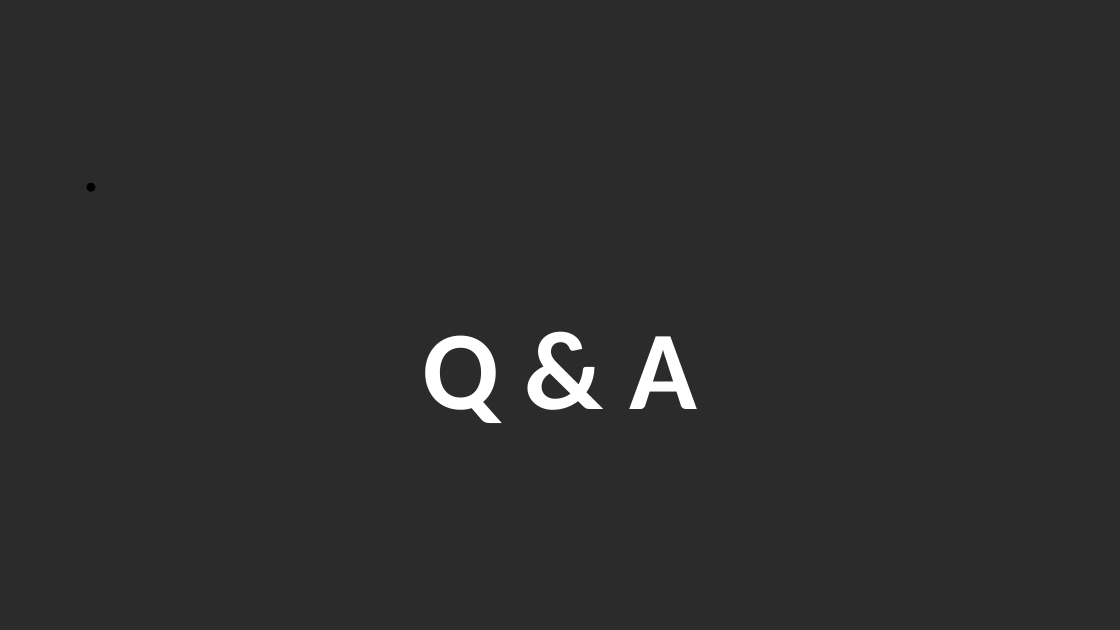
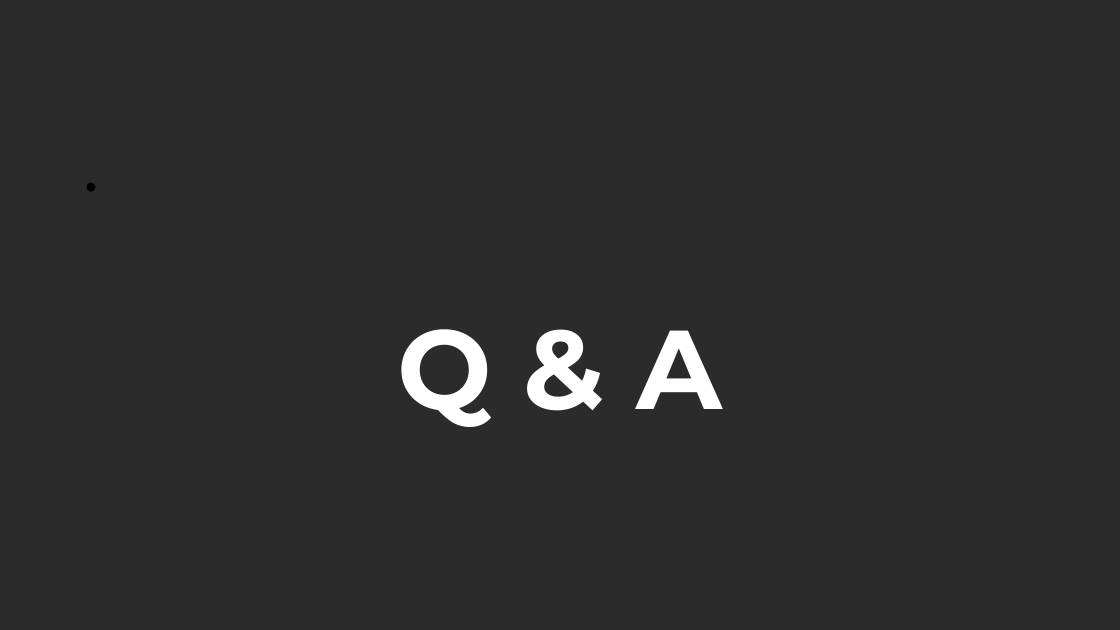
Before and after one commit to abelloma/project1, a slide deck: slide 17 of Project 1 Presentation.pptx (slide 9 before the commit). Drawn at 1120x630 pixels with LibreOffice and Linux fonts; fonts in the diff are those of the drawing; background and template pictures are left out; a plain dark background stands for a picture behind light text. Boxes give left, top, right and bottom in pixels: in the first picture for what was removed or moved away, otherwise in the second. Text is boxed around its words. In the diff, an @@ line names an element or a change of style, - is before the commit and + after.

```diff
--- a/Project 1 Presentation.pptx
+++ b/Project 1 Presentation.pptx
@@ text "Q & A" at (397, 329, 723, 427): font Calibri to Montserrat @@
```
Also in this commit, not shown: 6 other slides changed, 8 slides added, 3 other files.
